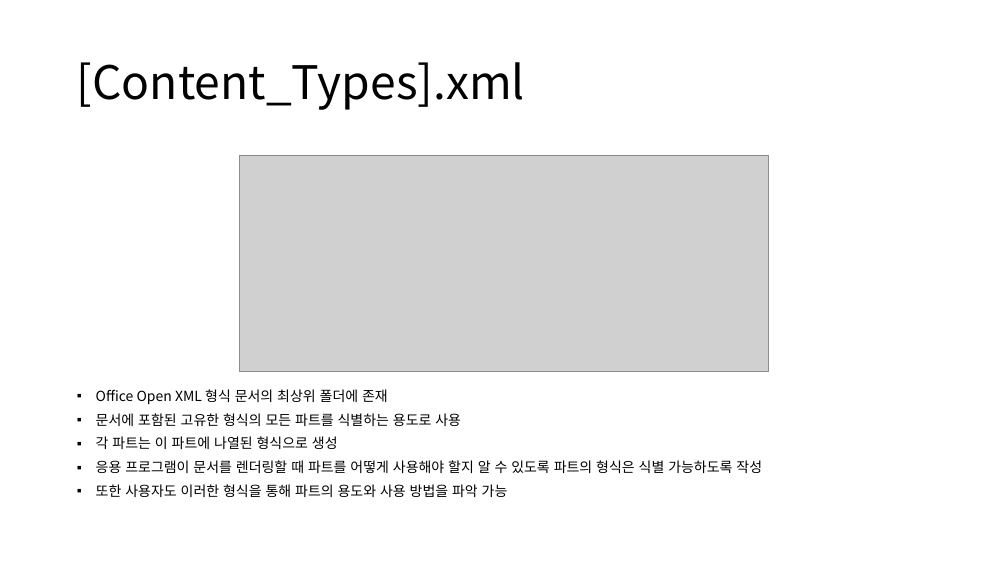
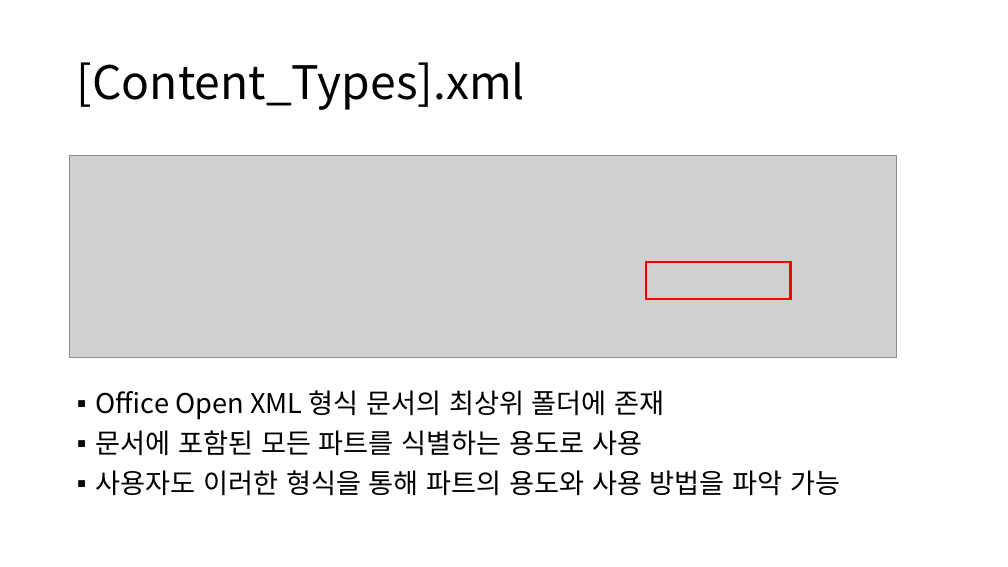
Before and after one commit to meshabber/Inventive-Design-Project-II, a slide deck: slide 3 of docs/Analayze/161101.pptx (slide 2 before the commit). Drawn at 1008x567 pixels with LibreOffice and Linux fonts; fonts in the diff are those of the drawing; grey boxes stand for pictures. Boxes give left, top, right and bottom in pixels: in the first picture for what was removed or moved away, otherwise in the second. Text is boxed around its words. In the diff, an @@ line names an element or a change of style, - is before the commit and + after.

```diff
--- a/docs/Analayze/161101.pptx
+++ b/docs/Analayze/161101.pptx
@@ picture: place and size @@
-picture at [240, 155, 768, 372]
+picture at [70, 155, 897, 358]
@@ rectangle added at [647, 262, 791, 299], outline #FF0000 2.25 pt @@
@@ text at [96, 390, 665, 420]: size 13.3 to 25.9 pt in "Office Open XML 형식 문서의 최상위 폴더에 ..."; line spacing 0.8 to 0.9 @@
@@ text at [96, 430, 840, 495]: text changed; size 13.3 to 25.9 pt @@
-▪ 문서에 포함된 고유한 형식의 모든 파트를 식별하는 용도로 사용
-▪ 각 파트는 이 파트에 나열된 형식으로 생성
-▪ 응용 프로그램이 문서를 렌더링할 때 파트를 어떻게 사용해야 할지 알 수 있도록 파트의 형식은 식별 가능하도록 작성
-▪ 또한 사용자도 이러한 형식을 통해 파트의 용도와 사용 방법을 파악 가능
+▪ 문서에 포함된 모든 파트를 식별하는 용도로 사용
+▪ 사용자도 이러한 형식을 통해 파트의 용도와 사용 방법을 파악 가능
```
Also in this commit, not shown: 6 other slides changed, 5 slides added.
